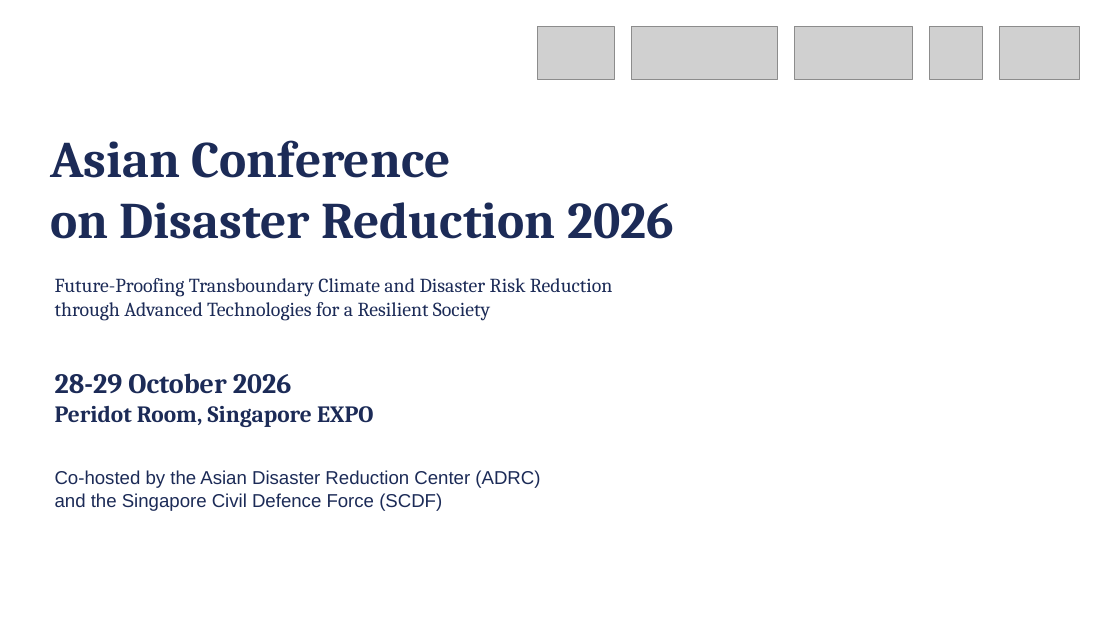
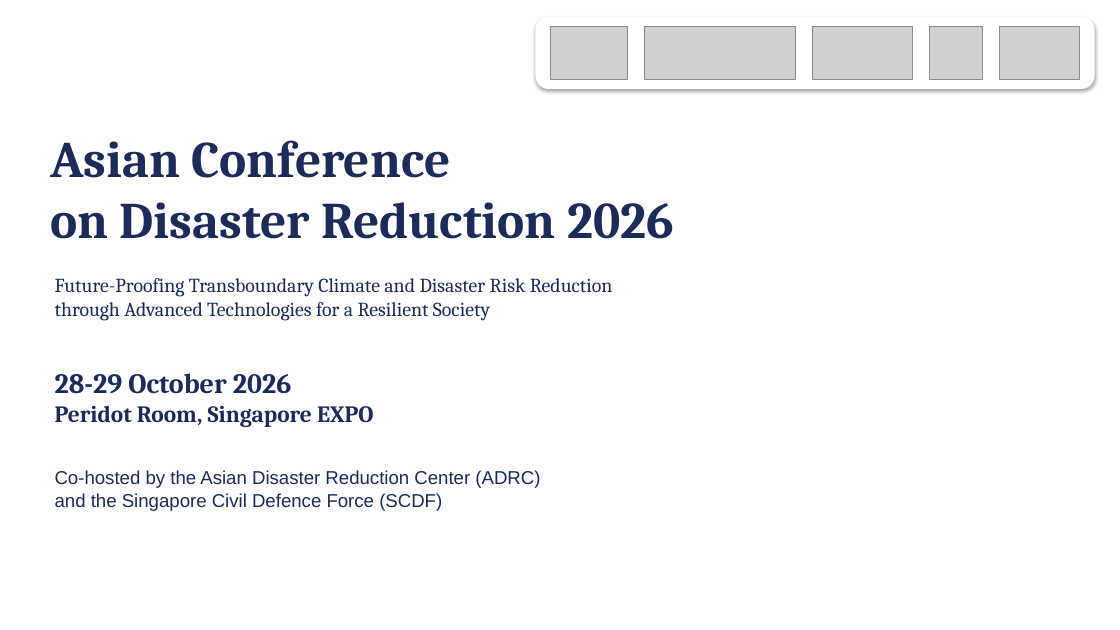
Before and after one commit to kochobi-max/whatsmap, a slide deck: slide 2 of reports/acdr2026_staff_deployment/進行シナリオ_0929/ACDR2026_進行スライド_Day1_案1007.pptx. Drawn at 1120x630 pixels with LibreOffice and Linux fonts; fonts in the diff are those of the drawing; grey boxes stand for pictures; background and template pictures are left out. Boxes give left, top, right and bottom in pixels: in the first picture for what was removed or moved away, otherwise in the second. Text is boxed around its words. In the diff, an @@ line names an element or a change of style, - is before the commit and + after.

```diff
--- a/reports/acdr2026_staff_deployment/進行シナリオ_0929/ACDR2026_進行スライド_Day1_案1007.pptx
+++ b/reports/acdr2026_staff_deployment/進行シナリオ_0929/ACDR2026_進行スライド_Day1_案1007.pptx
@@ rounded rectangle added at (x1=536, y1=17, x2=1095, y2=89), fill #FFFFFF @@
@@ picture moved from (x1=538, y1=27, x2=614, y2=79) to (x1=551, y1=27, x2=628, y2=79) @@
@@ picture resized from (x1=631, y1=27, x2=778, y2=79) to (x1=644, y1=27, x2=796, y2=79) @@
@@ picture resized from (x1=795, y1=27, x2=913, y2=79) to (x1=812, y1=27, x2=913, y2=79) @@
```
Also in this commit, not shown: 32 other slides changed, 2 other files.
